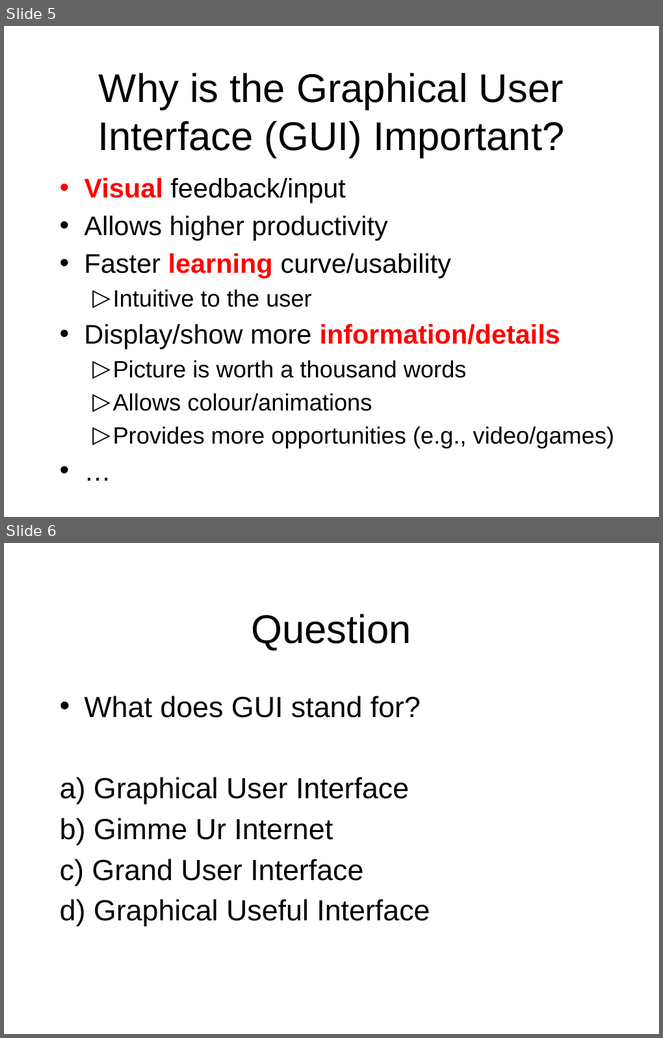
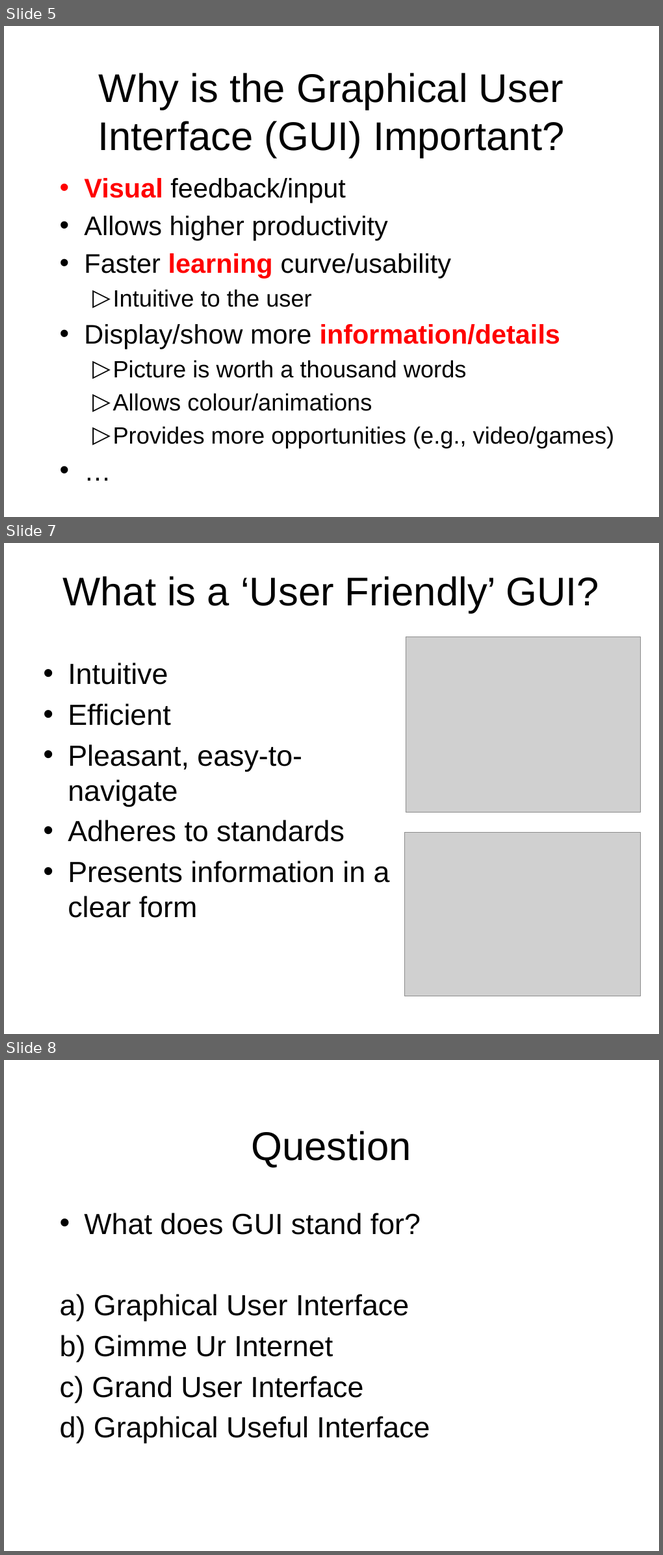
Before and after one commit to octaviordz/zjnu2017.github.io, a slide deck: OOP/lectures/070--GUI.Basics.pptx. Shown one above the other, each under a label of ours: slides 5 and 6 before the commit, slides 5, 7 and 8 after it; the slides between them are not shown. The pictures are 663x1038 and 663x1555 pixels, drawn with LibreOffice and Linux fonts; fonts in the diff are those of the drawing; grey boxes stand for pictures. Boxes give left, top, right and bottom in pixels: in the first picture for what was removed or moved away, otherwise in the second. Text is boxed around its words. In the diff, an @@ line names an element or a change of style, - is before the commit and + after.

Commit message:
Add more questions and example images.

```diff
--- a/OOP/lectures/070--GUI.Basics.pptx
+++ b/OOP/lectures/070--GUI.Basics.pptx
@@ slide 7 added at [4, 543, 659, 1034], background #FFFFFF @@
@@ title added at [63, 576, 599, 613], 44 pt, text #000000 @@
+What is a ‘User Friendly’ GUI?
@@ picture added at [406, 637, 640, 813] @@
@@ text added at [68, 663, 390, 918], 32 pt, text #000000 @@
+• Intuitive
+• Efficient
+• Pleasant, easy-to-navigate
+• Adheres to standards
+• Presents information in a clear form
@@ picture added at [405, 833, 641, 997] @@
@@ what was slide 6 is now slide 8 @@
```
Also in this commit, not shown: 3 other slides added, 1 slide removed.
